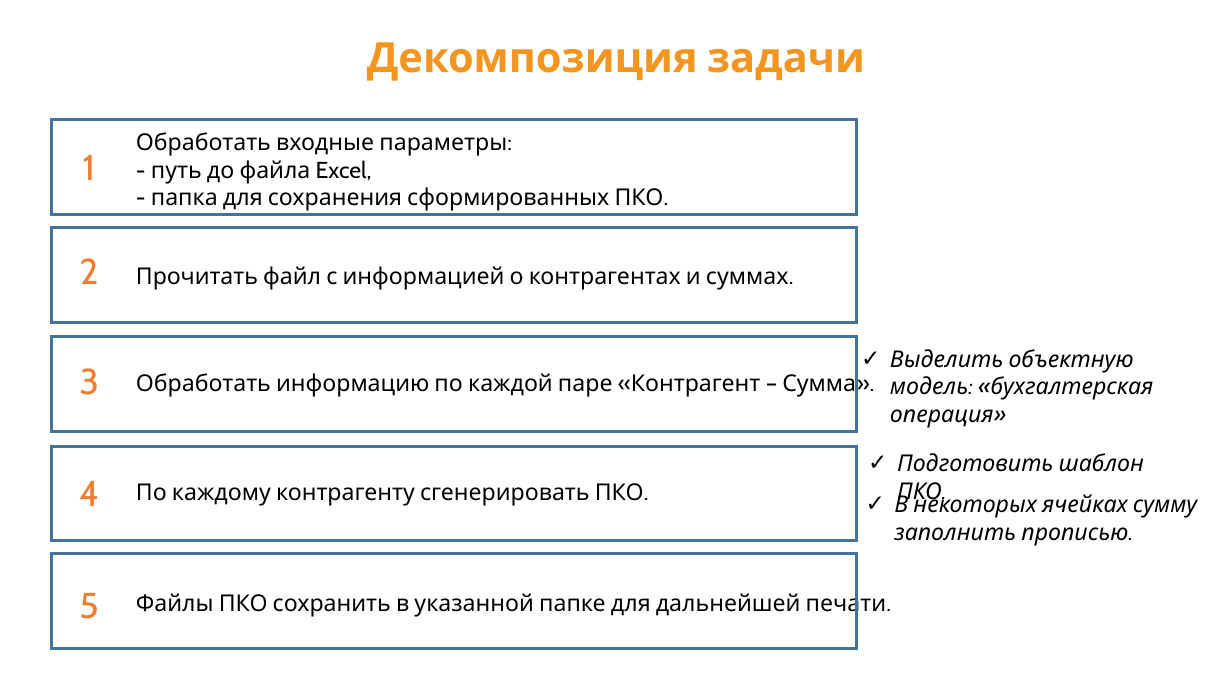
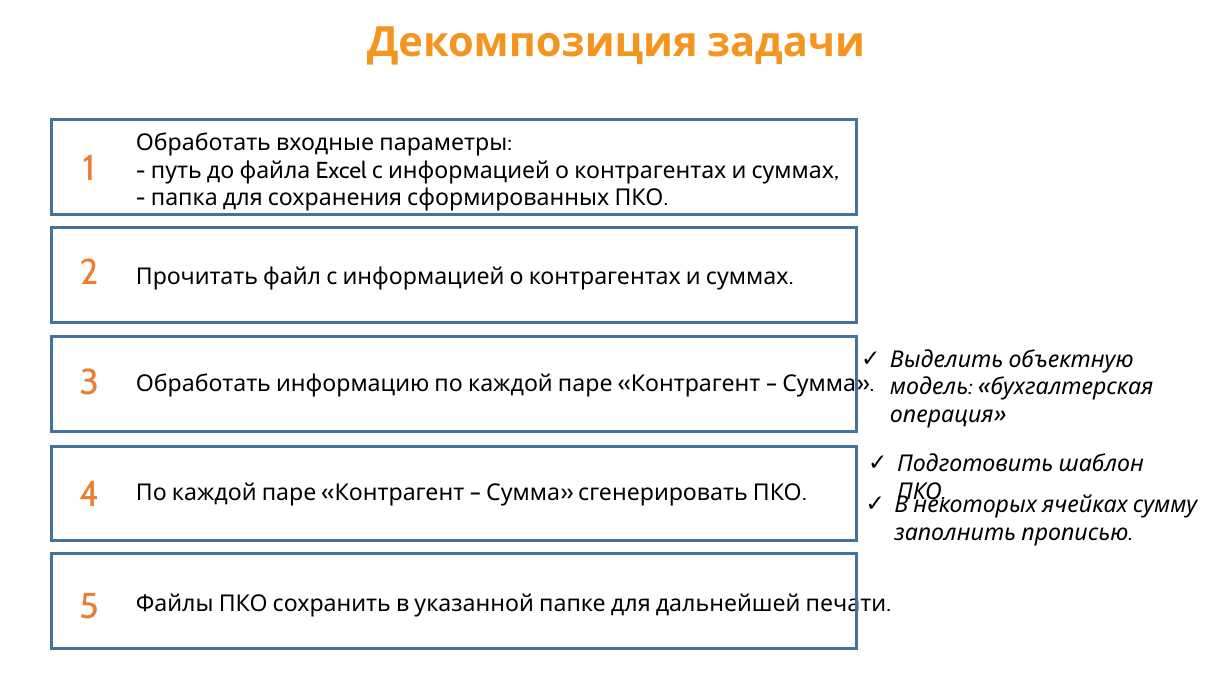
Before and after one commit to Kiryanas/PkoGenerator, a slide deck: slide 6 of PkoGenerator.Tests/doc/Защита проекта PkoGenerator.PPTX. Drawn at 1232x693 pixels with LibreOffice and Linux fonts; fonts in the diff are those of the drawing. Boxes give left, top, right and bottom in pixels: in the first picture for what was removed or moved away, otherwise in the second. Text is boxed around its words. In the diff, an @@ line names an element or a change of style, - is before the commit and + after.

```diff
--- a/PkoGenerator.Tests/doc/Защита проекта PkoGenerator.PPTX
+++ b/PkoGenerator.Tests/doc/Защита проекта PkoGenerator.PPTX
@@ title "Декомпозиция задачи" moved from (x1=367, y1=42, x2=865, y2=81) to (x1=367, y1=26, x2=865, y2=65) @@
@@ text at (x1=136, y1=132, x2=835, y2=211): text changed @@
-Обработать входные параметры:
-- путь до файла Excel,
-- папка для сохранения сформированных ПКО.
+Обработать входные параметры:
+- путь до файла Excel с информацией о контрагентах и суммах,
+- папка для сохранения сформированных ПКО.
@@ text at (x1=136, y1=482, x2=802, y2=505): text changed @@
-По каждому контрагенту сгенерировать ПКО.
+По каждой паре «Контрагент – Сумма» сгенерировать ПКО.
```
Also in this commit, not shown: 3 other slides changed.
